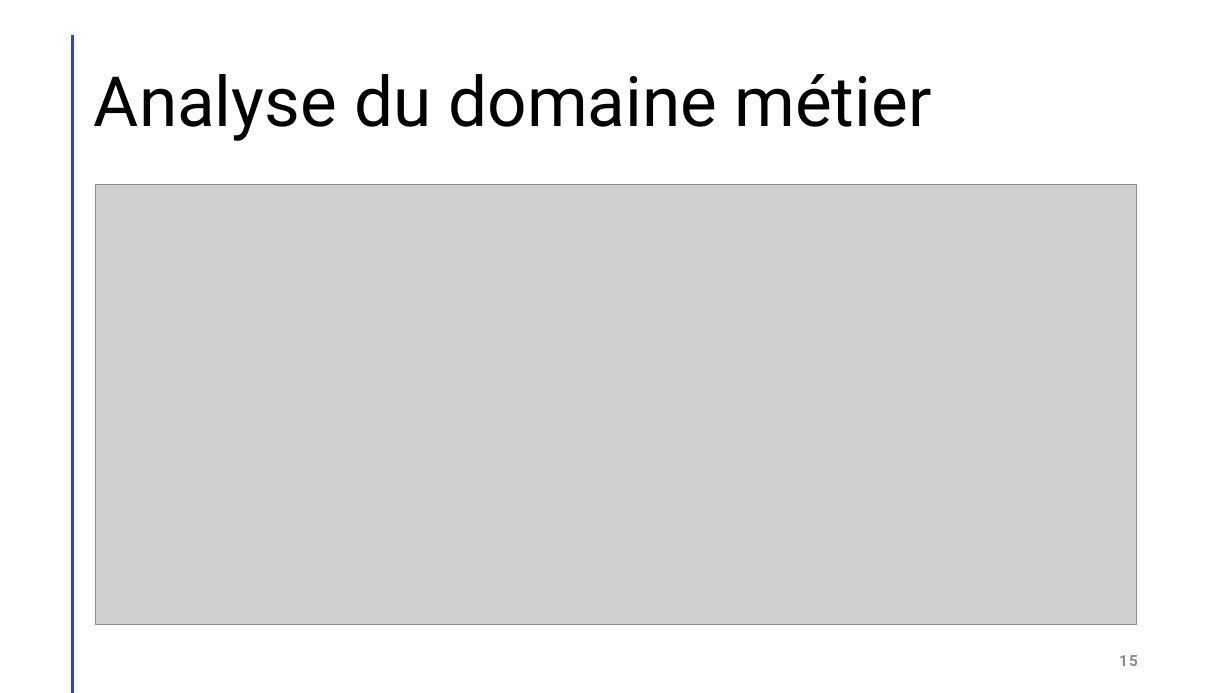
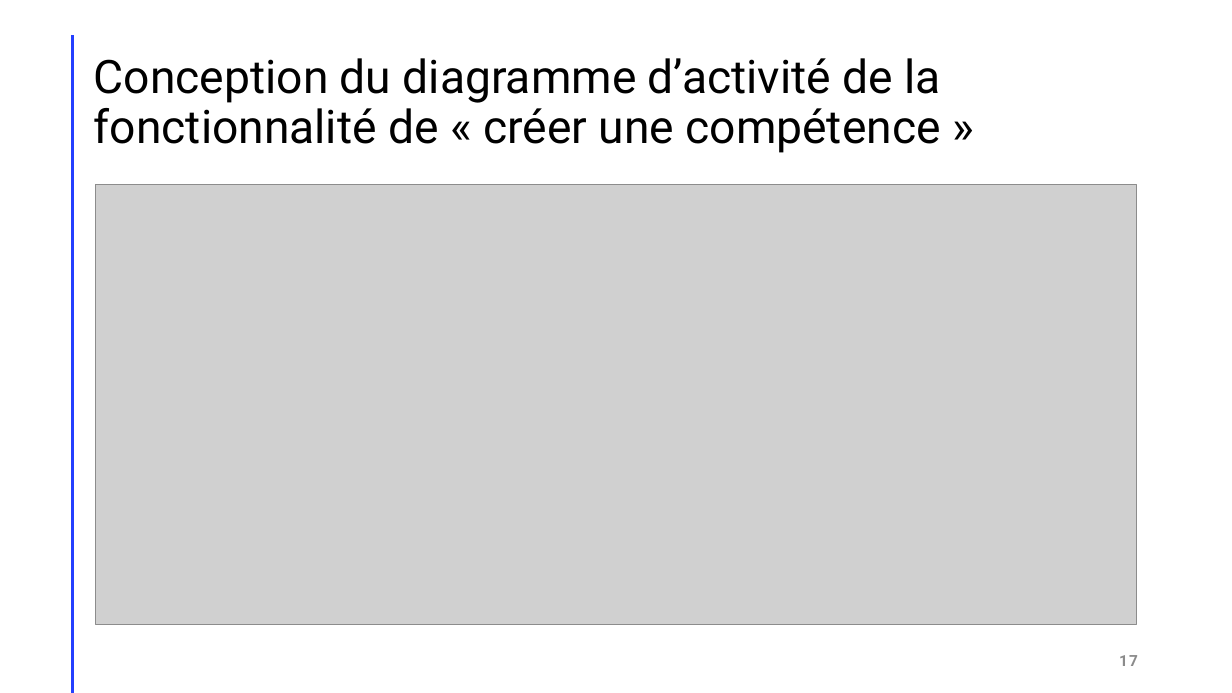
Before and after one commit to GreenHawk-99/AppGreta, a slide deck: slide 17 of doc/GRETA Suivi Séance.pptx (slide 15 before the commit). Drawn at 1232x693 pixels with LibreOffice and Linux fonts; fonts in the diff are those of the drawing; grey boxes stand for pictures. Boxes give left, top, right and bottom in pixels: in the first picture for what was removed or moved away, otherwise in the second. Text is boxed around its words. In the diff, an @@ line names an element or a change of style, - is before the commit and + after.

```diff
--- a/doc/GRETA Suivi Séance.pptx
+++ b/doc/GRETA Suivi Séance.pptx
@@ title at [94, 58, 941, 153]: text changed; size 54 to 36 pt @@
-Analyse du domaine métier
+Conception du diagramme d’activité de la fonctionnalité de « créer une compétence »
@@ page number at [1119, 655, 1138, 666]: text changed @@
-15
+17
```
Also in this commit, not shown: 12 other slides changed, 2 slides added, 2 slides removed, 1 other file.
